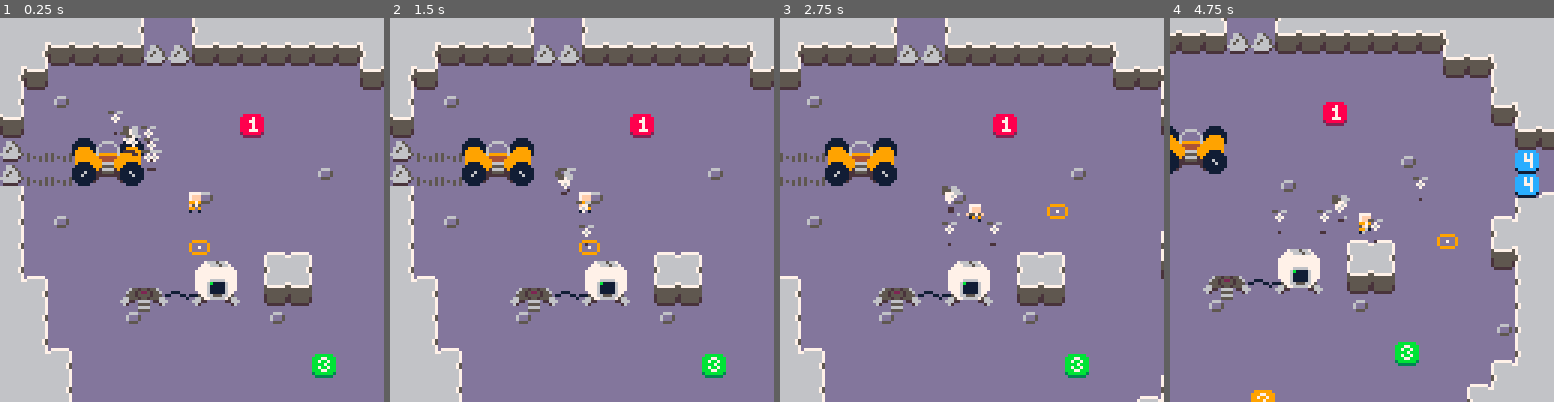
Above: before the commit, frames 1-4 (left to right).
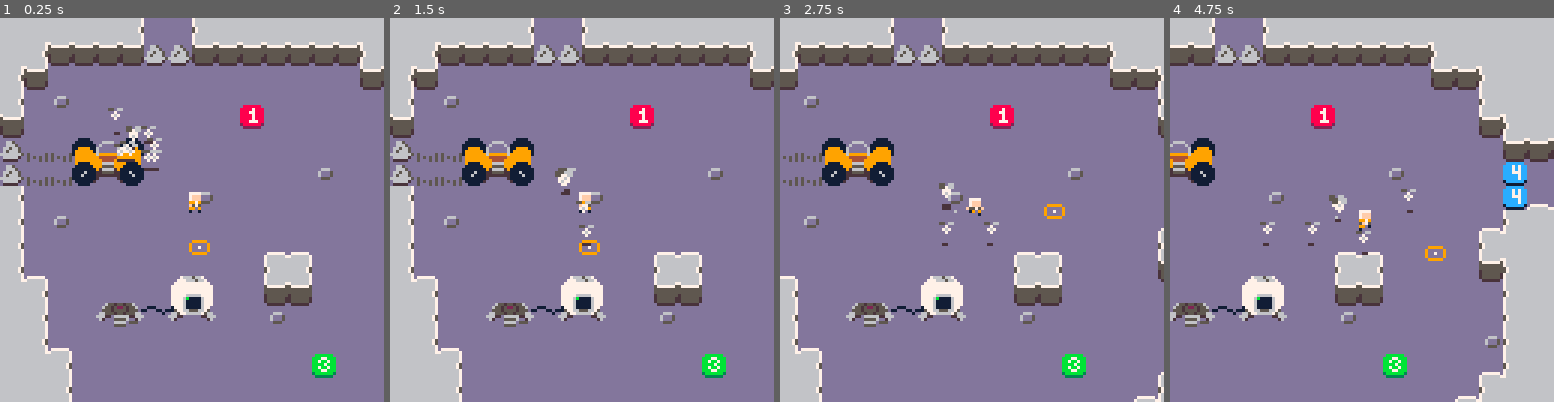
Above: after the commit, the same moments.

Repository: kevinthompson/moonbreak-p8
Game: PICO-8 cartridge moonbreak.p8
The game is run twice, just before and just after one commit, with the same random seed, the same clock (stepped at 60 frames per second) and the same inputs.
Inputs:
- Up to frame 1 (0.25 s): no input
- Up to frame 2 (1.5 s): tap X (X key) at 0.33, 1.07 s; tap O (Z key) at 0.7 s
- Up to frame 3 (2.75 s): hold Right 1.6-2.1 s; tap O (Z key) at 1.7, 2.1, 2.5 s; tap X (X key) at 1.85 s; hold Up 2.15-2.42 s; hold Right from 2.47 s (still down)
- Up to frame 4 (4.75 s): tap O (Z key) every 0.4 s from 2.9 to 4.5 s; tap X (X key) at 2.97, 4.08 s; release Right at 3.03 s; hold Left 3.08-3.58 s; hold Down 3.63-3.97 s; hold Right 4.02-4.68 s; hold Up from 4.73 s (still down)

The runs differ from the first frame. In frame 1, 3.7% of the frame differs, in the area x 25-69%, y 22-81%; in frame 2, 3.2%; in frame 3, 9.0%; in frame 4, 22%, in the area x 0-100%, y 0-100%.

Commit message:
feat: add ability to carry objectives to machines

Diff:
--- a/scripts/entities/bot.lua
+++ b/scripts/entities/bot.lua
@@ -41,12 +41,21 @@
     sspr(40,0,5,4,x - width/2 + ox, y - height - elevation + oy)
   end,
 
-  throw_at = function(_ENV,t)
+  throw_at = function(_ENV, t)
     del(player.bots,_ENV)
     state = "throw"
     target = { x=t.x, y=t.y }
     animation_frames = 30
     animation_frame = 0
+  end,
+
+  carry = function(_ENV, new_target)
+    target = new_target
+    target.state = "carry"
+    state = "carry"
+
+    del(player.bots, _ENV)
+    add(target.bots, _ENV)
   end,
 
   -- states
@@ -75,7 +84,6 @@
       animation_frame = min(animation_frame + 1, animation_frames)
 
       if animation_frame == animation_frames then
-        path = astar({ x\8, y\8 }, {8,8})
         state = "targeting"
       end
     end,
@@ -89,8 +97,7 @@
         -- TODO: move to entity class
         if e.type == objective
         and ccol({ x=x, y=y, r=target_radius }, e) then
-          target = e
-          state = "attack"
+          _ENV:carry(e)
         end
       end
 
@@ -98,7 +105,11 @@
       -- else go idle
     end,
 
-    attack = function(_ENV)
+    carry = function(_ENV, new_target)
+      _ENV:follow(target)
+    end,
+
+    attack = function(_ENV, target)
       _ENV:follow(target)
 
       attack_timer -= 1
--- a/scripts/entities/cursor.lua
+++ b/scripts/entities/cursor.lua
@@ -60,9 +60,11 @@
       -- TODO: Iterate over only on-screen bots that are not in the player collection
       for e in all(entity.objects) do
         if e.type == bot
+        and e.target != player
         and ccol({x=x,y=y,r=recall_radius},{x=e.x,y=e.y,r=1})
         and count(player.bots,e) <= 0
         then
+          del(e.target.bots, e)
           add(player.bots,e)
           e.state = "follow"
           e.target = player
--- a/scripts/entities/entity.lua
+++ b/scripts/entities/entity.lua
@@ -10,15 +10,13 @@
 	y=0,
   ox = 0,
   oy = 0,
-  w=8,
-  h=8,
   r=4,
   elevation = 0,
   speed = 1,
   path = {},
 
   -- follow
-  follow_distance = 16,
+  follow_distance = 0,
   max_follow_distance = 24,
 
   -- collision
@@ -36,6 +34,7 @@
   current_animation = nil,
   animation_timer = 12,
   frame = 0,
+  flash_timer = 0,
 
   -- state
   state = "idle",
@@ -44,6 +43,8 @@
   },
 
   -- events
+  on_path_end = _noop,
+  on_follow_stop = _noop,
   on_map_collide = _noop,
   on_entity_collide = _noop,
 
@@ -53,6 +54,7 @@
   end,
 
   update = function(_ENV)
+    flash_timer = max(0,flash_timer - 1)
     local state_func = states[state]
     if (state_func) states[state](_ENV)
   end,
@@ -77,7 +79,7 @@
     end
   end,
 
-  move = function(_ENV,nx,ny)
+  move = function(_ENV, nx, ny)
     local px = x
     local py = y
 
@@ -94,6 +96,20 @@
     if (nx < px) flip = true
 
     return px != nx or py != ny
+  end,
+
+  move_toward = function(_ENV, target)
+    local dx = target.x - x
+    local dy = target.y - y
+
+    local a = atan2(dx, dy)
+    local ax = cos(a)
+    local ay = sin(a)
+
+    local vx = sgn(ax) * min(abs(cos(a) * speed), abs(dx))
+    local vy = sgn(ay) * min(abs(sin(a) * speed), abs(dy))
+
+    return _ENV:move(x+vx, y+vy)
   end,
 
   collide = function(_ENV,cx,cy)
@@ -141,55 +157,40 @@
   draw_shadow = function(_ENV)
     if shadow then
       local tile = mget(x\8,y\8)
-      local shadow_scale = 1 / (elevation + 1)
+      local shadow_scale = 1 / (elevation*.5 + 1)
       local shadow_width = width * shadow_scale
       line(x-shadow_width/2 + ox,y + oy,x-1+shadow_width/2 + ox,y + oy,14)
     end
   end,
 
-  follow = function(_ENV, target)
-    local target_distance = dist(_ENV, target)
+  follow = function(_ENV, new_target)
+    target = new_target
+    if (not target) return
 
-    -- previous position
-    local px = x
-    local py = y
-
-    if target_distance > max_follow_distance then
-      target = _ENV:get_path_target(target)
-    else
-      path = {}
-      if (target_distance <= follow_distance) return false
+    if (dist(_ENV, target) <= follow_distance) then
+      _ENV:on_follow_stop()
+      return false
     end
 
-    -- movement
-    local a = atan2(target.x - x, target.y - y)
-    local vx = cos(a) * speed
-    local vy = sin(a) * speed
-
-    -- move
-    return _ENV:move(x+vx, y+vy)
+    if (#path > 0) return _ENV:follow_path()
+    return _ENV:move_toward(target)
   end,
 
-  get_path_target = function(_ENV, target)
-    if dist(_ENV,target) <= follow_distance then
-      path = {}
-      return
+  follow_path = function(_ENV)
+    if (#path == 0) return
+
+    local px = 4 + path[1].x * 8
+    local py = 4 + path[1].y * 8
+
+    _ENV:move_toward({x=px,y=py})
+
+    if dist(_ENV, {x=px,y=py}) < 1 then
+      deli(path,1)
+      if (#path == 0) _ENV:on_path_end()
     end
+  end,
 
-    if #path == 0  then
-      path = astar({x\8,y\8}, {target.x\8, target.y\8})
-      deli(path,1)
-    end
-
-    if #path > 0 then
-      local px = 4 + path[1].x * 8
-      local py = 4 + path[1].y * 8
-
-      if dist(_ENV, {x=px,y=py}) < 1 then
-        deli(path,1)
-      end
-
-      return { x = px, y = py }
-    end
+  find_path = function(_ENV, target)
+    return astar({x\8,y\8}, {target.x\8, target.y\8})
   end
 })
--- a/scripts/entities/machine.lua
+++ b/scripts/entities/machine.lua
@@ -1,11 +1,11 @@
 machine = entity:extend({
   draw = function(_ENV)
-    for wx=x+12,x+24 do
-      pset(wx,y-4 + sin(wx/8), 1)
+    for wx=x+4,x+20 do
+      pset(wx,y+1 + sin(wx/8), 1)
     end
 
-    spr(11,x,y-6)
-    spr(11,x+8,y-6,1,1,true)
-    spr(12,x+24,y-16,2,2)
+    spr(11,x-8,y-1)
+    spr(11,x,y-1,1,1,true)
+    spr(12,x+16,y-11,2,2)
   end
 })
--- a/scripts/entities/objective.lua
+++ b/scripts/entities/objective.lua
@@ -2,21 +2,30 @@
   x = 64,
   y = 64,
   r = 4,
+  bots = {},
 
   health = 5,
   energy_count = 5,
-  bots_required = 1,
-  flash_timer = 0,
+  bots_required = 3,
+
+  on_follow_stop = function(_ENV)
+    state = "idle"
+    for b in all(bots) do
+      b.target = player
+      b.state = "follow"
+    end
+    bots = {}
+  end,
 
   update = function(_ENV)
-    _ENV:destroy()
-    flash_timer = max(0,flash_timer - 1)
+    entity.update(_ENV)
+    if health <= 0 then
+      _ENV:destroy()
+    end
   end,
 
   draw = function(_ENV)
-    if (flash_timer > 0) pal({7,7,7,7,7,7,7,7,7,7,7,7,7,7,7,7},0)
-    spr(19,x - w/2, y - w/2)
-    if (flash_timer > 0) pal(0)
+    spr(19,x - width/2, y - 7 - elevation)
   end,
 
   hit = function(_ENV)
@@ -37,5 +46,44 @@
         })
       end
     end
-  end
+  end,
+
+  states = {
+    idle = function(_ENV)
+      shadow = false
+      elevation = 0
+    end,
+
+    carry = function(_ENV)
+      if (#bots == 0) then
+        state = "idle"
+        return
+      end
+
+      if #bots >= bots_required then
+        if not target then
+          target = machines[1]
+          path = _ENV:find_path(target)
+        end
+
+        speed = .25 * #bots / bots_required
+        shadow = true
+        elevation = 2
+
+        _ENV:follow(target)
+      end
+
+      -- position bots
+      local astep = 1/#bots
+      for i=1,#bots do
+        local bot = bots[i]
+        local a = i * astep
+        bot.x = lerp(bot.x, x + cos(a) * 5, .2)
+        bot.y = lerp(bot.y, y + sin(a) * 5, .2)
+      end
+
+      -- bots are recalled or reached target
+      if (#bots == 0) state = "idle"
+    end
+  }
 })
--- a/scripts/scenes/game.lua
+++ b/scripts/scenes/game.lua
@@ -30,7 +30,9 @@
 
     -- interactive elements
     -- rover:new({ x = 32, y = 55 })
-    machine:new({ x = 40, y = 96 })
+    g.machines = {
+      machine:new({ x = 40, y = 96 })
+    }
   end,
 
   update=function(_ENV)
@@ -53,7 +55,9 @@
 
     -- draw entities
     for e in all(entity.objects) do
+      if (e.flash_timer > 0) pal({7,7,7,7,7,7,7,7,7,7,7,7,7,7,7,7},0)
       e:draw()
+      if (e.flash_timer > 0) pal(0)
     end
 
     for t in all(foreground) do
--- a/scripts/utilities/helpers.lua
+++ b/scripts/utilities/helpers.lua
@@ -35,10 +35,10 @@
 end
 
 function aabb(rect1,rect2)
-  return rect1.x < rect2.x + rect2.w and
-    rect1.x + rect1.w > rect2.x and
-    rect1.y < rect2.y + rect2.h and
-    rect1.y + rect1.h > rect2.y
+  return rect1.x < rect2.x + rect2.width and
+    rect1.x + rect1.width > rect2.x and
+    rect1.y < rect2.y + rect2.height and
+    rect1.y + rect1.height > rect2.y
 end
 
 function lerp(a,b,t)
